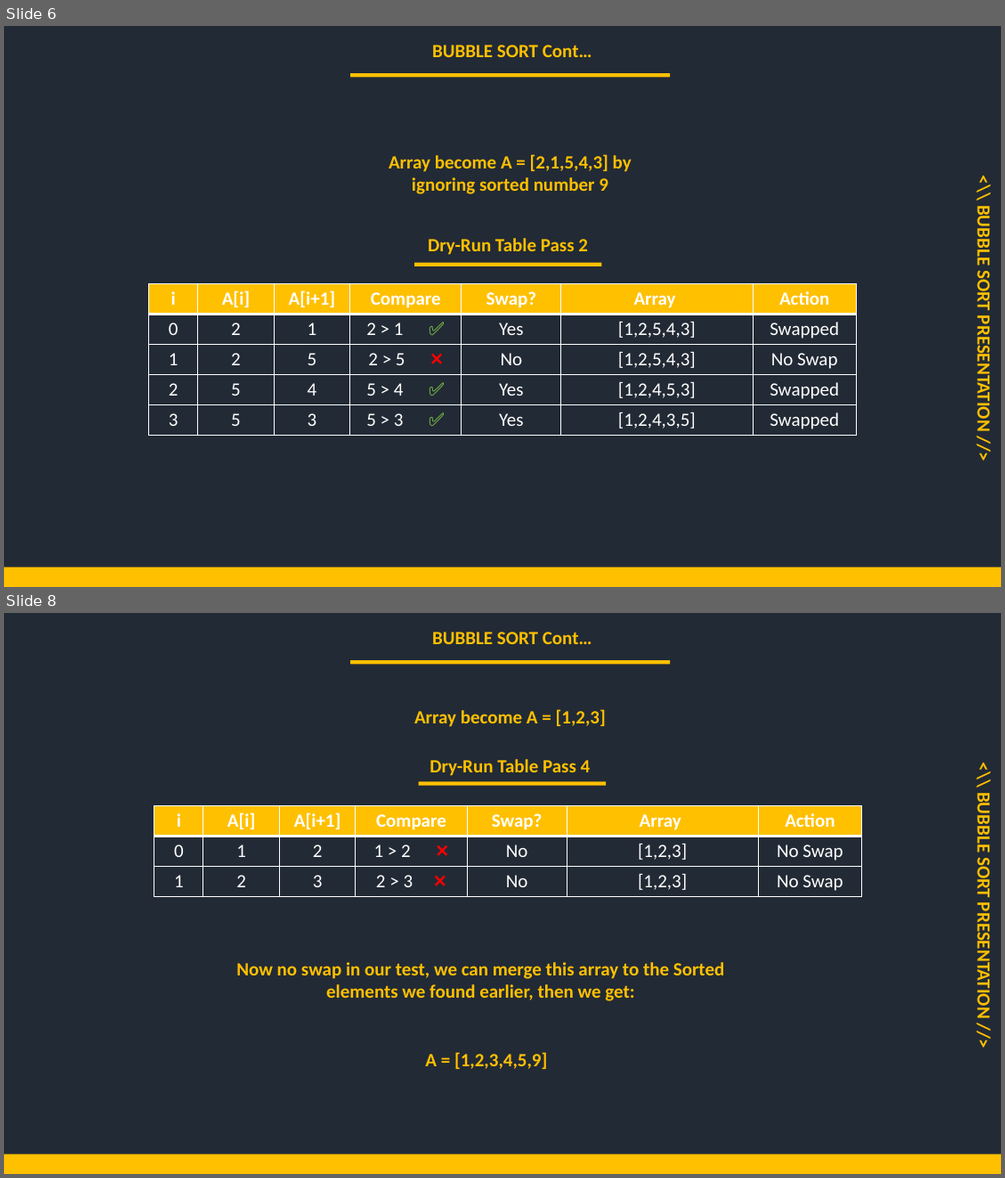
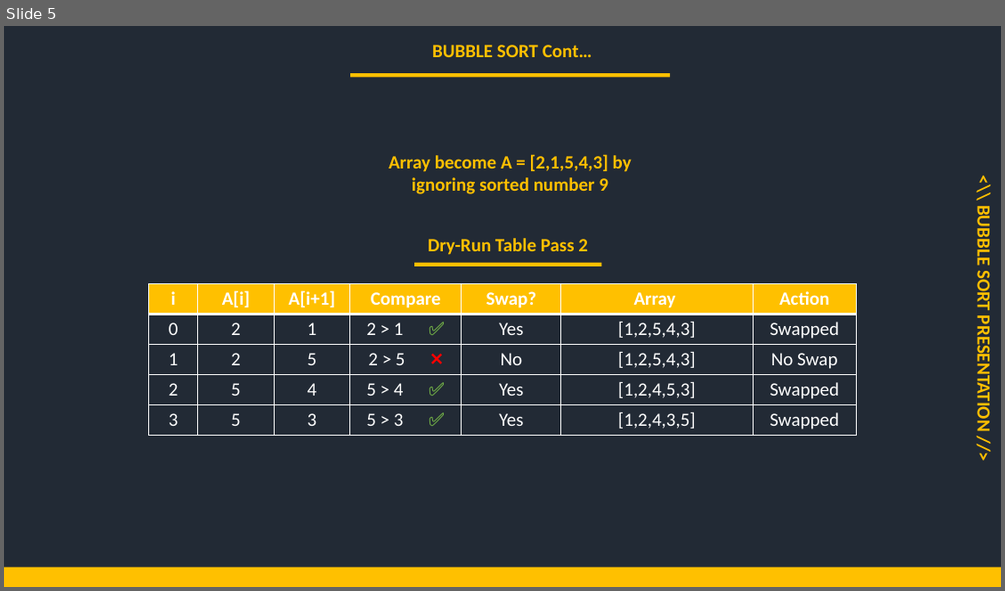
Before and after one commit to mutanganajoseph/Documents, a slide deck: auca/Sem-3/ICP/Assignment/Solution/Group4_Bubble_Sort_Presentation.pptx. Shown one above the other, each under a label of ours: slides 6 and 8 before the commit, slide 5 after it; the slides between them are not shown. The pictures are 1005x1178 and 1005x591 pixels, drawn with LibreOffice and Linux fonts; fonts in the diff are those of the drawing. Boxes give left, top, right and bottom in pixels: in the first picture for what was removed or moved away, otherwise in the second. Text is boxed around its words. In the diff, an @@ line names an element or a change of style, - is before the commit and + after.

```diff
--- a/auca/Sem-3/ICP/Assignment/Solution/Group4_Bubble_Sort_Presentation.pptx
+++ b/auca/Sem-3/ICP/Assignment/Solution/Group4_Bubble_Sort_Presentation.pptx
@@ slide 8 removed at (4,613,1001,1174), background #222A35 @@
@@ text removed at (432,632,592,644) @@
-BUBBLE SORT Cont…
@@ rectangle removed at (350,660,670,664) @@
@@ text removed at (414,709,606,727) @@
-Array become A = [1,2,3]
@@ text removed at (429,759,591,776) @@
-Dry-Run Table Pass 4
@@ rectangle removed at (418,782,606,786) @@
@@ text removed at (972,797,995,1015) @@
-<\\ BUBBLE SORT PRESENTATION //>
@@ table removed at (154,806,863,896), 3 rows, 7 columns @@
-i | A[i] | A[i+1] | Compare | Swap? | Array | Action
-0 | 1 | 2 | 1 > 2 ❌ | No | [1,2,3] | No Swap
-1 | 2 | 3 | 2 > 3 ❌ | No | [1,2,3] | No Swap
@@ text removed at (236,962,724,1001) @@
-Now no swap in our test, we can merge this array to the Sorted elements we found earlier, then we get:
@@ text removed at (425,1052,547,1069) @@
-A = [1,2,3,4,5,9]
@@ rectangle removed at (4,1153,1001,1174) @@
@@ what was slide 6 is now slide 5 @@
```
Also in this commit, not shown: 7 slides changed, 2 other slides removed.
